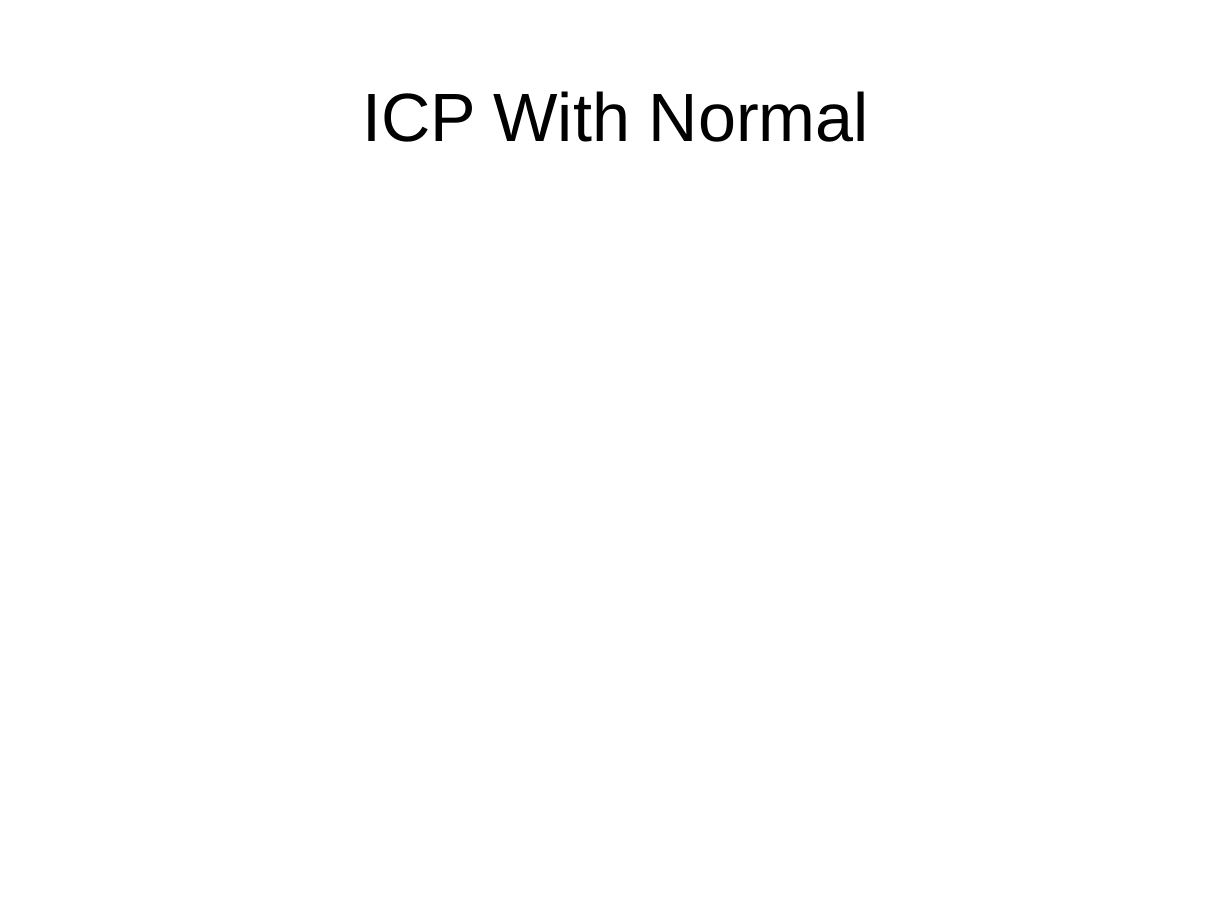
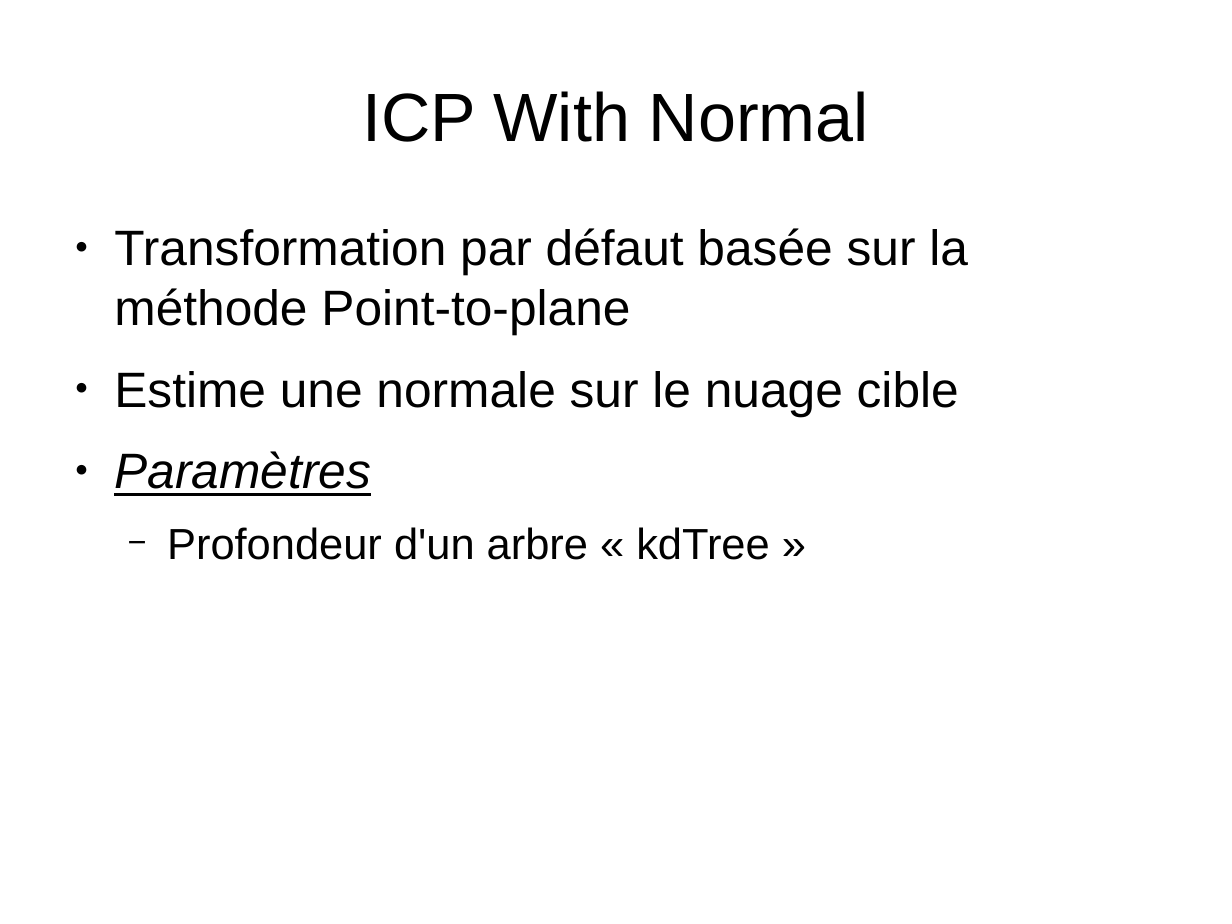
Before and after one commit to MABILYJohan/TER_Recalage_multi_points, a slide deck: slide 13 of Rapports et diapos/Diapositive_TER.odp. Drawn at 1232x924 pixels with LibreOffice and Linux fonts; fonts in the diff are those of the drawing. Boxes give left, top, right and bottom in pixels: in the first picture for what was removed or moved away, otherwise in the second. Text is boxed around its words. In the diff, an @@ line names an element or a change of style, - is before the commit and + after.

```diff
--- a/Rapports et diapos/Diapositive_TER.odp
+++ b/Rapports et diapos/Diapositive_TER.odp
@@ text added at (114, 228, 968, 560), 32 pt, text #000000 @@
+● Transformation par défaut basée sur la méthode Point-to-plane
+● Estime une normale sur le nuage cible
+● Paramètres
+  − Profondeur d'un arbre « kdTree »
```
Also in this commit, not shown: 2 other slides changed, 1 slide added, 1 slide removed.
